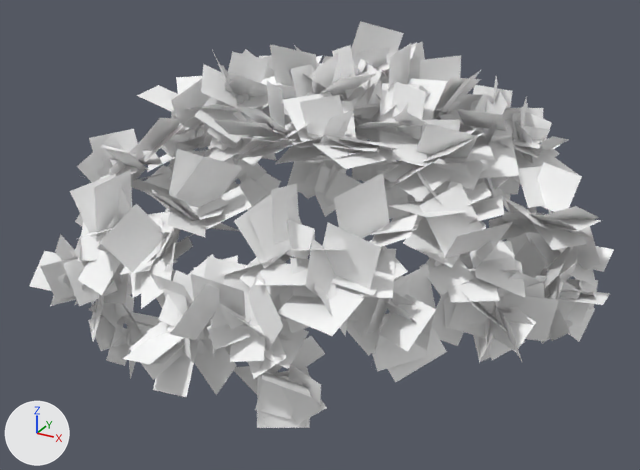
Before and after pictures for a commit that changed the FBX model Content/Nature/Trees/FBX/FixedUVs/dogwoodLOD2.fbx.
Rendered twice from a 50 mm lens placed at (1.59, -3.0, 2.4), pointed at (-0.07, 0.0, 0.9). The lights are fixed; the arrows at lower left show +X, +Y and +Z.

In view in the first picture: 'leaves'.
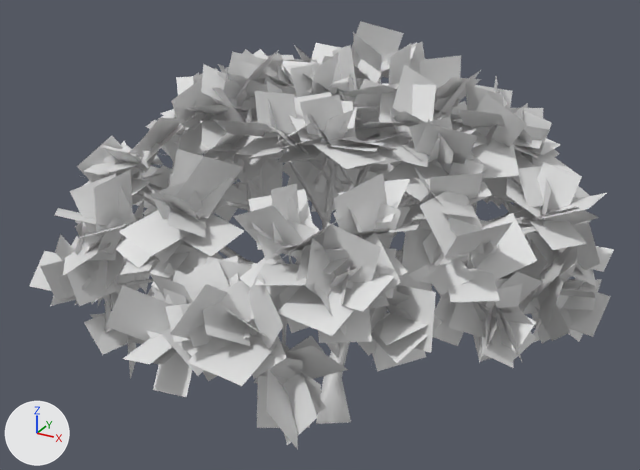
The change in detail:
Material 'Material.001' (mat_material_001) is new.
Its base color is (0.8, 0.8, 0.8) (white #e7e7e7).
Its roughness is 0.553.
Material 'Material.002' (mat_material_002) is new.
Its base color is (0.8, 0.8, 0.8) (white #e7e7e7).
Its roughness is 0.553.
me_leaves_000 is used by ob_leaves; location (0.0, 0.0, 0.0).
me_leaves_000 had 2932 vertices, 733 faces and spanned x -1.16..1.1, y -1.16..1.16, z 0.28..1.74.
me_leaves_000 now has 4533 vertices, 1968 faces and spans x -1.19..1.07, y -1.16..1.16, z 0.0..1.74.
me_leaves_000 part 1: the loose piece of 4 vertices spanning x -0.14..0.03, y -0.99..-0.84, z 0.89..1.06 is rebuilt with 4 vertices and now spans x -0.17..-0.01, y -0.94..-0.82, z 0.91..1.05, in mat_material_001 (white #e7e7e7).
me_leaves_000 part 2: 196 loose pieces with 784 vertices, spanning x -1.07..1.1, y -1.03..1.07, z 0.32..1.7, are deleted.
me_leaves_000 part 3: 1 vertex moved within x 0.44, y 0.64, z 1.03; 168 vertices removed from x -1.01..1.0, y -1.07..1.09, z 0.5..1.6; 2553 vertices added at x -1.19..1.07, y -1.11..1.15, z 0.0..1.7.
me_leaves_000 part 4: 488 faces spanning x -1.16..1.06, y -1.16..1.16, z 0.28..1.74 switch from mat_material_006 (white #ffffff) to mat_material_001 (white #e7e7e7).
me_leaves_000 now uses material mat_material_002 (white #e7e7e7).

Location of each change, [x1, y1, x2, y2] in pixels of the pictures (640 x 470 px):
'leaves', reshaped
    before: [29, 21, 614, 428]
    after: [29, 21, 614, 450]
part 1 of me_leaves_000, rebuilt (not visible afterwards)
    before: [167, 325, 201, 340]
part 2 of me_leaves_000, deleted
    before: [63, 44, 610, 419]
part 3 of me_leaves_000, built on
    before: [89, 64, 588, 395]
    after: [55, 32, 611, 450]
part 4 of me_leaves_000, recoloured
    both: [29, 21, 614, 428]
